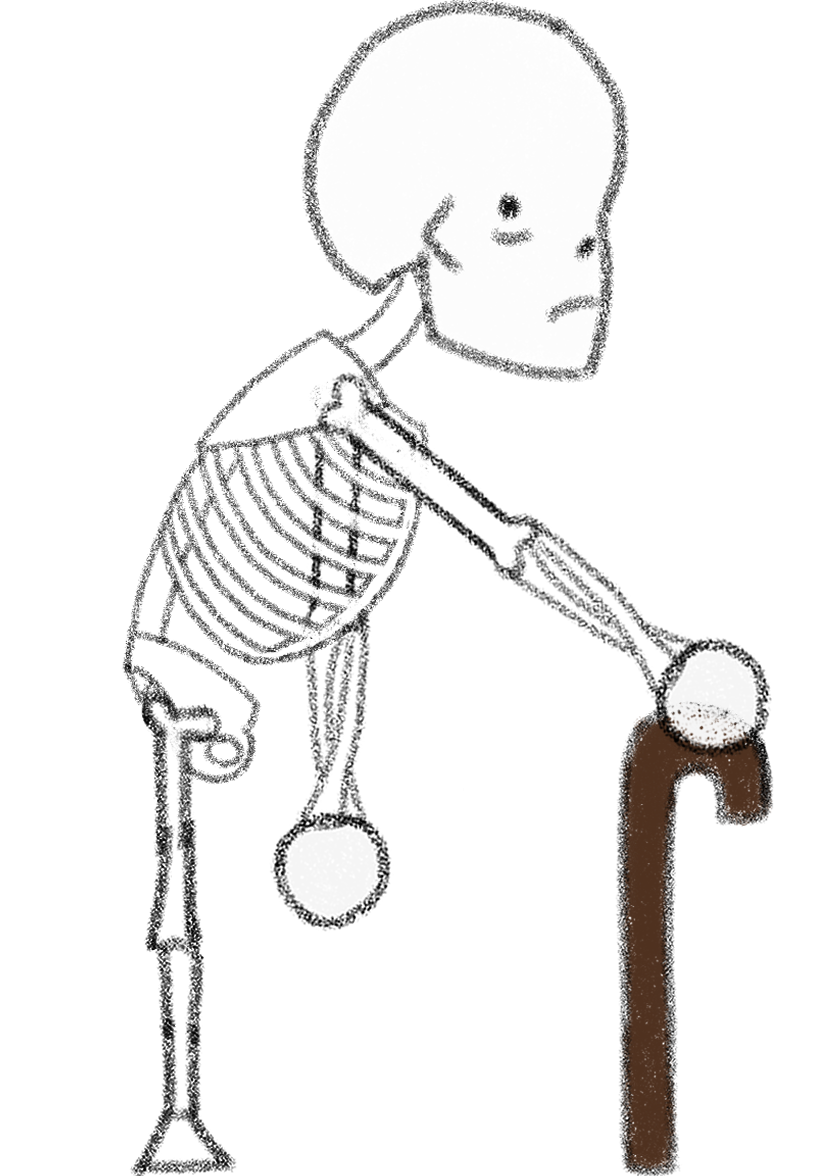
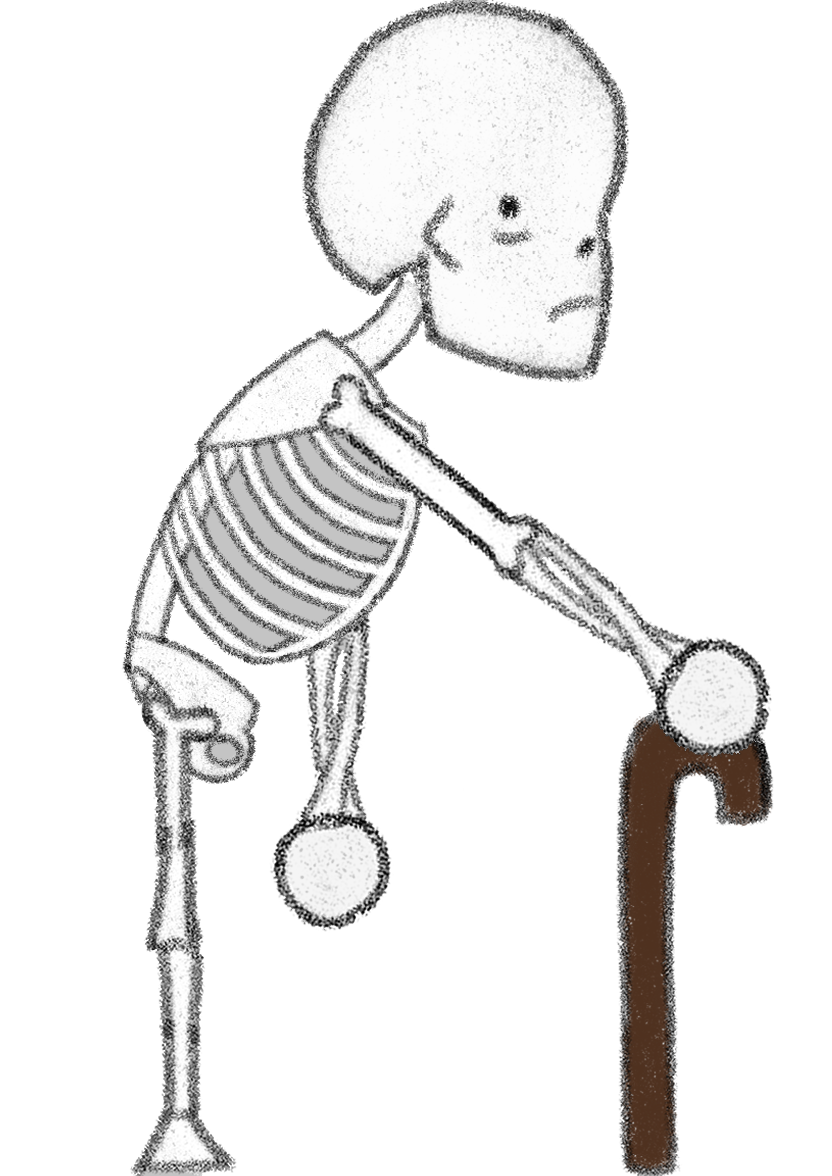
Before/after of a 832 × 1176 layered artwork. What changed in the layer stack:
painted on "0_right_cabeza" over [left=301, top=0, right=629, bottom=383]
painted on "1_right_brazoder" over [left=316, top=372, right=771, bottom=758]
painted on "2_right_piernader" over [left=131, top=689, right=236, bottom=1176]
painted on "3_right_cuerpo" over [left=123, top=271, right=429, bottom=784]
painted on "4_right_piernaizq" over [left=131, top=689, right=236, bottom=1176]
painted on "5_right_brazoizq" over [left=271, top=373, right=391, bottom=931]
painted on "6_right_baston" over [left=617, top=700, right=773, bottom=1176]
